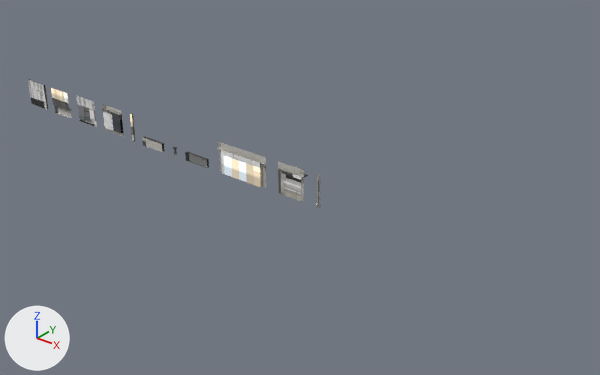
The glTF model game/assets/towers_industry/kit_glass_tower.glb as it was, and as the next commit left it.
Camera for both pictures: a camera (50 mm lens) standing at (111.1, -70.8, 45.6) and looking at (51.4, 3.8, -0.6). Arrows for +X, +Y and +Z are at lower left; the lights stay in place. The first picture is the older version. Objects named as collision shapes, trigger or cutter boxes, shadow casters or lower levels of detail are left out. Vertices at exactly the same position are counted once.

Names of what the first picture shows: 'corner_ground_a_lod0', 'ground_entrance_8_a_lod0', 'ground_shop_4_a_lod0', 'top_crown_4_a_lod0', 'upper_mechanical_4_a_lod0', 'upper_window_4_b_lod0', 'upper_window_4_c_lod0' and 3 more.
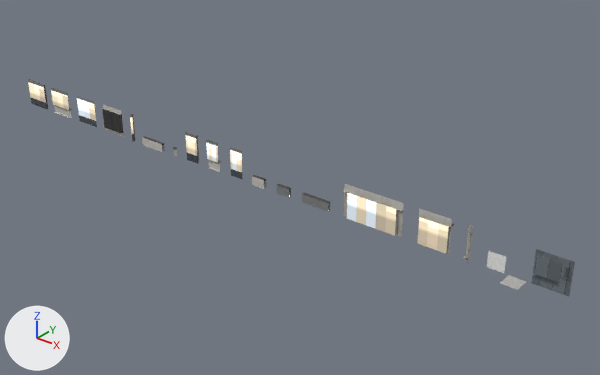
Location of each change, [x1, y1, x2, y2] in pixels of the pictures (600 x 375 px):
'ground_entrance_8_a_lod0', surface changed, moved: before [217, 142, 266, 188]; after [344, 184, 404, 237]
'ground_shop_4_a_lod0', surface changed, moved: before [277, 162, 308, 201]; after [417, 208, 455, 254]
'tile_swatches', added: after [487, 249, 575, 297]
'top_crown_4_a_lod0', moved: before [185, 151, 209, 168]; after [302, 193, 330, 212]
'upper_window_2_a_lod0', added: after [185, 132, 199, 164]
'upper_window_2_c_lod0', added: after [230, 147, 242, 179]
'upper_window_2_b_lod0', added: after [206, 140, 221, 172]
'corner_ground_a_lod0', moved: before [315, 174, 320, 208]; after [464, 225, 473, 263]
'top_parapet_2_a_lod0', added: after [252, 175, 266, 189]
'top_crown_2_a_lod0', added: after [277, 184, 291, 197]
part 3 of me_upper_mechanical_4_a_lod0, surface changed (grey to black): [102, 105, 124, 135] in both
part 4 of me_upper_window_4_b_lod0, surface changed: [51, 88, 72, 116] in both
part 5 of me_upper_window_4_c_lod0, surface changed (grey to white): [77, 96, 97, 127] in both

Diff of the bpy script that builds the scene:
```diff
--- a/game/assets/towers_industry/kit_glass_tower.glb.py
+++ b/game/assets/towers_industry/kit_glass_tower.glb.py
@@ mat_tile_curtain_wall @@
+mat_tile_curtain_wall = bpy.data.materials.new('tile_curtain_wall')
+# uses the picture img_kit_glass_tower_tile_curtain_wall_base
+# uses the picture img_kit_glass_tower_tile_curtain_wall_normal
+# uses the picture img_kit_glass_tower_tile_curtain_wall_orm
@@ mat_tile_wall @@
+mat_tile_wall = bpy.data.materials.new('tile_wall')
+# uses the picture img_kit_glass_tower_tile_wall_base
+# uses the picture img_kit_glass_tower_tile_wall_normal
+# uses the picture img_kit_glass_tower_tile_wall_orm
@@ mat_tile_roof_flat @@
+mat_tile_roof_flat = bpy.data.materials.new('tile_roof_flat')
+# uses the picture img_kit_glass_tower_tile_roof_flat_base
+# uses the picture img_kit_glass_tower_tile_roof_flat_normal
+# uses the picture img_kit_glass_tower_tile_roof_flat_orm
@@ me_ground_entrance_8_a_lod0 @@
 me_ground_entrance_8_a_lod0.from_pydata(...)  # 118 vertices, 100 faces; spans x -4.0..4.0, y -0.32..1.5, z 0.0..4.2
+# me_ground_entrance_8_a_lod0 part 1: texture (UV) coordinates of 100 of 100 faces, centred in x -3.78..3.78, y -0.32..1.5, z 0.04..3.92, changed; they spanned u 0.0..0.83, v 0.0..0.97 and now span u 0.0..0.79, v 0.0..0.99
 me_ground_entrance_8_a_lod0.materials.append(mat_atlas)
@@ me_ground_shop_4_a_lod0 @@
 me_ground_shop_4_a_lod0.from_pydata(...)  # 70 vertices, 58 faces; spans x -2.0..2.0, y -0.22..0.9, z 0.0..4.2
+# me_ground_shop_4_a_lod0 part 2: texture (UV) coordinates of 58 of 58 faces, centred in x -1.93..1.93, y -0.22..0.9, z 0.14..3.9, changed; they spanned u 0.41..0.93, v 0.0..0.96 and now span u 0.0..0.96, v 0.0..0.98
 me_ground_shop_4_a_lod0.materials.append(mat_lamp_window_b)
@@ me_upper_mechanical_4_a_lod0 @@
 me_upper_mechanical_4_a_lod0.from_pydata(...)  # 144 vertices, 136 faces; spans x -2.0..2.0, y -0.3..0.0, z 0.0..4.0
+# me_upper_mechanical_4_a_lod0 part 3: texture (UV) coordinates of 136 of 136 faces, centred in x -1.95..1.95, y -0.28..0.0, z 0.18..3.82, changed; they spanned u 0.0..0.94, v 0.0..0.93 and now span u 0.13..0.97, v 0.0..0.88
 me_upper_mechanical_4_a_lod0.materials.append(mat_atlas)
@@ me_upper_window_4_b_lod0 @@
 me_upper_window_4_b_lod0.from_pydata(...)  # 56 vertices, 42 faces; spans x -2.0..2.0, y -0.22..0.35, z 0.0..4.0
+# me_upper_window_4_b_lod0 part 4: texture (UV) coordinates of 42 of 42 faces, centred in x -1.99..1.99, y -0.22..0.35, z 0.0..3.98, changed; they spanned u 0.0..0.94, v 0.5..0.83 and now span u 0.03..0.97, v 0.24..0.78
 me_upper_window_4_b_lod0.materials.append(mat_atlas)
@@ me_upper_window_4_c_lod0 @@
 me_upper_window_4_c_lod0.from_pydata(...)  # 36 vertices, 22 faces; spans x -2.0..2.0, y -0.03..0.06, z 0.0..4.0
+# me_upper_window_4_c_lod0 part 5: texture (UV) coordinates of 22 of 22 faces, centred in x -2.0..2.0, y -0.03..0.06, z 0.02..2.98, changed; they spanned u 0.08..0.85, v 0.15..0.93 and now span u 0.43..0.89, v 0.08..0.88
 me_upper_window_4_c_lod0.materials.append(mat_atlas)
@@ ob_corner_ground_a_lod0 @@
 ob_corner_ground_a_lod0 = bpy.data.objects.new('corner_ground_a_lod0', me_corner_ground_a_lod0)
-ob_corner_ground_a_lod0.location = (57.25, 0.0, 0.0)
+ob_corner_ground_a_lod0.location = (77.25, 0.0, 0.0)
@@ ob_ground_entrance_8_a_lod0 @@
 ob_ground_entrance_8_a_lod0 = bpy.data.objects.new('ground_entrance_8_a_lod0', me_ground_entrance_8_a_lod0)
-ob_ground_entrance_8_a_lod0.location = (45.0, 0.0, 0.0)
+ob_ground_entrance_8_a_lod0.location = (65.0, 0.0, 0.0)
@@ ob_ground_shop_4_a_lod0 @@
 ob_ground_shop_4_a_lod0 = bpy.data.objects.new('ground_shop_4_a_lod0', me_ground_shop_4_a_lod0)
-ob_ground_shop_4_a_lod0.location = (53.0, 0.0, 0.0)
+ob_ground_shop_4_a_lod0.location = (73.0, 0.0, 0.0)
@@ ob_top_crown_4_a_lod0 @@
 ob_top_crown_4_a_lod0 = bpy.data.objects.new('top_crown_4_a_lod0', me_top_crown_4_a_lod0)
-ob_top_crown_4_a_lod0.location = (37.0, 0.0, 0.0)
+ob_top_crown_4_a_lod0.location = (57.0, 0.0, 0.0)
@@ ob_upper_window_2_c_lod0 @@
+ob_upper_window_2_c_lod0 = bpy.data.objects.new('upper_window_2_c_lod0', me_upper_window_2_c_lod0)  # 30 vertices, 18 faces; spans x -1.0..1.0, y -0.03..0.06, z 0.0..4.0
+ob_upper_window_2_c_lod0.location = (44.0, 0.0, 0.0)
@@ ob_upper_window_2_b_lod0 @@
+ob_upper_window_2_b_lod0 = bpy.data.objects.new('upper_window_2_b_lod0', me_upper_window_2_b_lod0)  # 46 vertices, 34 faces; spans x -1.0..1.0, y -0.22..0.35, z 0.0..4.0
+ob_upper_window_2_b_lod0.location = (40.0, 0.0, 0.0)
@@ ob_upper_window_2_a_lod0 @@
+ob_upper_window_2_a_lod0 = bpy.data.objects.new('upper_window_2_a_lod0', me_upper_window_2_a_lod0)  # 44 vertices, 30 faces; spans x -1.0..1.0, y -0.1..0.18, z 0.0..4.0
+ob_upper_window_2_a_lod0.location = (36.0, 0.0, 0.0)
@@ ob_top_parapet_2_a_lod0 @@
+ob_top_parapet_2_a_lod0 = bpy.data.objects.new('top_parapet_2_a_lod0', me_top_parapet_2_a_lod0)  # 34 vertices, 24 faces; spans x -1.0..1.0, y -0.42..0.06, z 0.0..1.2
+ob_top_parapet_2_a_lod0.location = (48.0, 0.0, 0.0)
@@ ob_top_crown_2_a_lod0 @@
+ob_top_crown_2_a_lod0 = bpy.data.objects.new('top_crown_2_a_lod0', me_top_crown_2_a_lod0)  # 56 vertices, 38 faces; spans x -1.0..1.0, y -0.36..0.03, z 0.0..1.2
+ob_top_crown_2_a_lod0.location = (52.0, 0.0, 0.0)
@@ ob_tile_swatches @@
+ob_tile_swatches = bpy.data.objects.new('tile_swatches', me_tile_swatches)  # 12 vertices, 6 faces; spans x 79.5..88.5, y -2.0..0.0, z 0.0..4.0
+ob_tile_swatches.location = (0.0, 0.0, 0.0)
```
